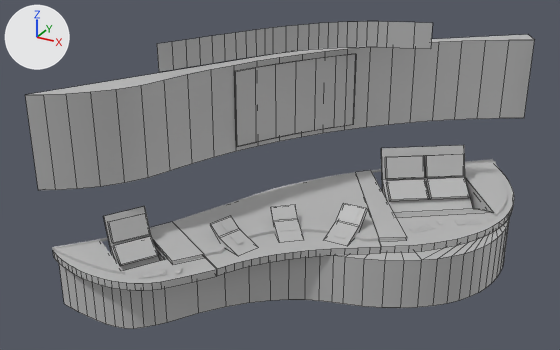
Renders of the FBX model MWC_23/SM_Demo_NaaS/SM_Demo_OpenGateway.fbx from each side of a commit.
Camera for both pictures: a camera (50 mm lens) standing at (7.19, -6.27, 5.94) and looking at (2.34, 2.54, 1.53). The lights are fixed; the arrows at upper left show +X, +Y and +Z. Mesh edges are drawn as thin lines on the coarser meshes. Where no turn or scale is listed for an object, it has been applied to the vertices.

Objects in the first picture: 'Base_Monitores_02', 'Demo_Name', 'Monitores_02', 'Monitores_Screens', 'Mostrador_Base', 'Mostrador_Top_01', 'Mostrador_Top_02', 'Mostrador_Top_02A', 'Mostrador_Top_03', 'Mostrador_Top_03A', 'PanelFrontal', 'PanelFrontal_Imagen', 'TV'.
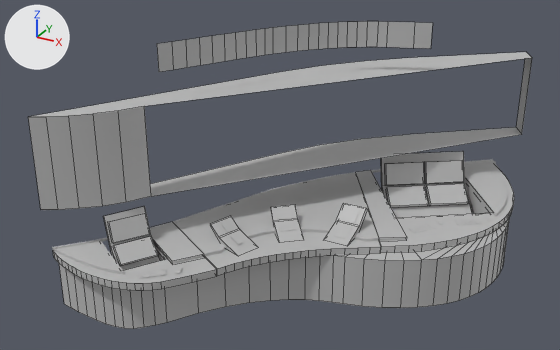
Patch to the scene script:
```diff
--- a/MWC_23/SM_Demo_NaaS/SM_Demo_OpenGateway.fbx.py
+++ b/MWC_23/SM_Demo_NaaS/SM_Demo_OpenGateway.fbx.py
@@ me_mesh_036 @@
 me_mesh_036.from_pydata(...)  # 16 vertices, 10 faces; spans x 1.05..1.8, y 1.557..2.276, z -0.292..0.275
+# me_mesh_036 part 5: the loose piece of 8 vertices spanning x 1.05..1.63, y 1.799..2.276, z -0.057..0.275 is moved by (-1.425, -1.917, 0.008)
+# me_mesh_036 part 6: the loose piece of 8 vertices spanning x 1.14..1.8, y 1.557..2.148, z -0.292..-0.057 is moved by (-1.425, -1.917, 0.008)
 me_mesh_036.materials.append(mat_lambert1)
@@ me_mesh_037 @@
 me_mesh_037.from_pydata(...)  # 24 vertices, 6 faces; spans x -1.77..1.8, y -2.27..2.23, z -0.25..0.28
+# me_mesh_037 part 7: the loose piece of 4 vertices spanning x 0.57..1.12, y 1.44..1.88, z -0.04..0.27 is moved by (-0.01, 0.02, -0.04)
+# me_mesh_037 part 8: the loose piece of 4 vertices spanning x 1.08..1.63, y 1.8..2.23, z -0.04..0.28 is moved by (-0.01, 0.02, -0.04)
+# me_mesh_037 part 9: the loose piece of 4 vertices spanning x 0.64..1.29, y 1.2..1.77, z -0.25..-0.06 is moved by (-0.01, 0.02, -0.04)
+# me_mesh_037 part 10: the loose piece of 4 vertices spanning x 1.16..1.8, y 1.56..2.12, z -0.25..-0.06 is moved by (-0.01, 0.02, -0.04)
 me_mesh_037.materials.append(mat_lambert1)
@@ me_mesh_003 @@
 me_mesh_003.from_pydata(...)  # 18 vertices, 13 faces; spans x -0.9..0.96, y -0.95..0.89, z -0.5..0.5
+# me_mesh_003 part 11: all 16 vertices in x -0.9..0.64, y -0.47..0.89, z -0.5..0.5 are moved by (0.0, 0.0, -0.11)
 me_mesh_003.materials.append(mat_lambert1)
@@ me_mesh_005 @@
-me_mesh_005.from_pydata(...)  # 56 vertices, 7 faces; spans x -23.17..-18.45, y -5.56..0.42, z 1.53..2.78
+me_mesh_005.from_pydata(...)  # 24 vertices, 8 faces; spans x -2.36..2.36, y -2.99..2.99, z -0.63..0.63
+# me_mesh_005 part 1: 56 vertices removed from x -23.17..-18.45, y -5.56..0.42, z 1.53..2.78
+# me_mesh_005 part 2: 24 vertices added at x -2.36..2.36, y -2.99..2.99, z -0.63..0.63
 me_mesh_005.materials.append(mat_lambert1)
@@ me_mesh_035 @@
 me_mesh_035.from_pydata(...)  # 16 vertices, 10 faces; spans x 0.536..1.287, y 1.202..1.921, z -0.292..0.275
+# me_mesh_035 part 3: the loose piece of 8 vertices spanning x 0.626..1.287, y 1.202..1.793, z -0.292..-0.057 is moved by (-0.912, -1.561, 0.009)
+# me_mesh_035 part 4: the loose piece of 8 vertices spanning x 0.536..1.116, y 1.444..1.921, z -0.057..0.275 is moved by (-0.912, -1.561, 0.009)
 me_mesh_035.materials.append(mat_lambert1)
@@ ob_monitores_screens @@
 ob_monitores_screens = bpy.data.objects.new('Monitores_Screens', me_mesh_037)
-ob_monitores_screens.location = (2.772, 2.531, 1.172)
+ob_monitores_screens.location = (2.786, 2.512, 1.106)
@@ ob_panelfrontal_imagen @@
-ob_panelfrontal_imagen = bpy.data.objects.new('PanelFrontal_Imagen', me_mesh_032)
@@ ob_panelfrontal @@
 ob_panelfrontal = bpy.data.objects.new('PanelFrontal', me_mesh_005)
-ob_panelfrontal.location = (23.429, 5.594, 0.311)
+ob_panelfrontal.location = (2.619, 3.023, 2.194)
@@ ob_tv @@
-ob_tv = bpy.data.objects.new('TV', me_mesh_030)
```

Where the change shows, as pixel boxes (x1, y1, x2, y2) in the pictures (560 x 350 px; the box of a moved part takes in the faces that stretch with it):
'PanelFrontal', reshaped, moved: before (25, 35, 534, 190); after (28, 52, 532, 210)
'PanelFrontal_Imagen', deleted: before (117, 40, 534, 183)
'TV', deleted: before (234, 54, 356, 147)
'Monitores_Screens', reshaped, moved (6% shorter): before (109, 154, 469, 264); after (109, 161, 469, 264)
'Base_Monitores_02', reshaped: before (381, 145, 492, 218); after (381, 151, 472, 218)
'Monitores_03', reshaped: before (425, 154, 469, 200); after (425, 160, 468, 206)
'Monitores_02', reshaped: before (385, 156, 429, 202); after (385, 162, 429, 208)
part 1 of me_mesh_005, deleted: before (25, 35, 534, 190)
part 2 of me_mesh_005, added: after (28, 52, 532, 210)
part 3 of me_mesh_035, moved or reshaped: before (386, 182, 429, 202); after (386, 187, 429, 208)
part 4 of me_mesh_035, moved or reshaped: before (385, 156, 405, 179); after (385, 162, 415, 185)
part 5 of me_mesh_036, moved or reshaped: before (425, 154, 454, 177); after (425, 160, 463, 184)
part 6 of me_mesh_036, moved or reshaped: before (426, 181, 469, 200); after (426, 186, 468, 206)
part 7 of me_mesh_037, moved or reshaped: before (386, 156, 425, 179); after (386, 162, 424, 186)
part 8 of me_mesh_037, moved or reshaped: before (426, 154, 464, 177); after (426, 161, 464, 184)
part 9 of me_mesh_037, moved or reshaped: before (387, 179, 429, 200); after (387, 186, 428, 206)
part 10 of me_mesh_037, moved or reshaped: before (427, 177, 469, 198); after (427, 184, 469, 204)
